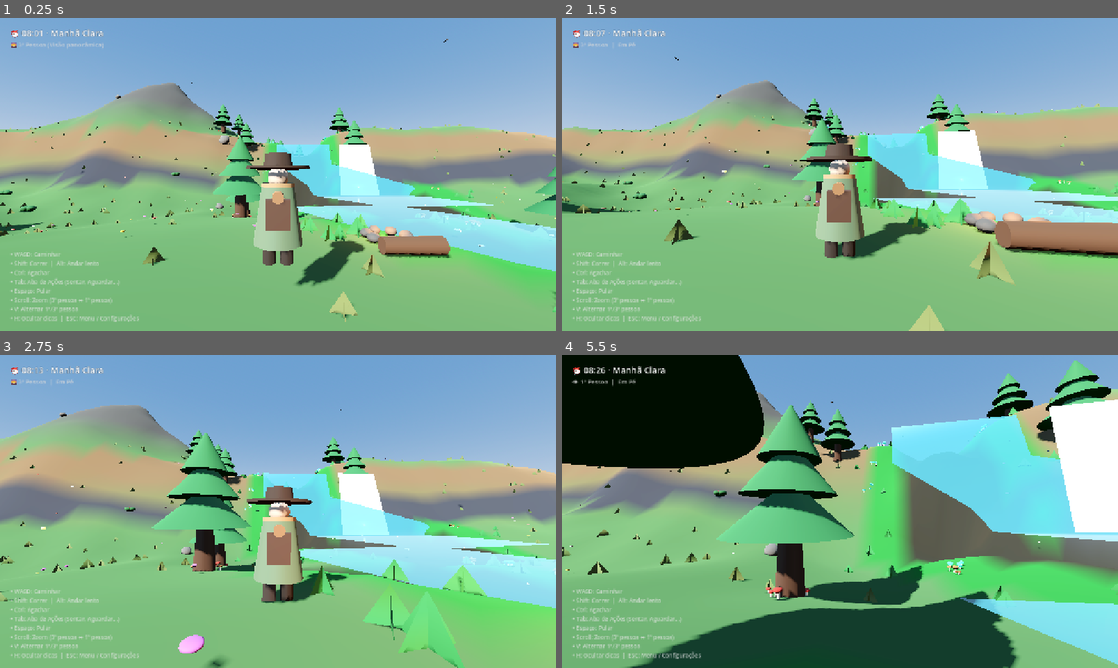
Above: before the commit, frames 1-4 (two rows, left to right).
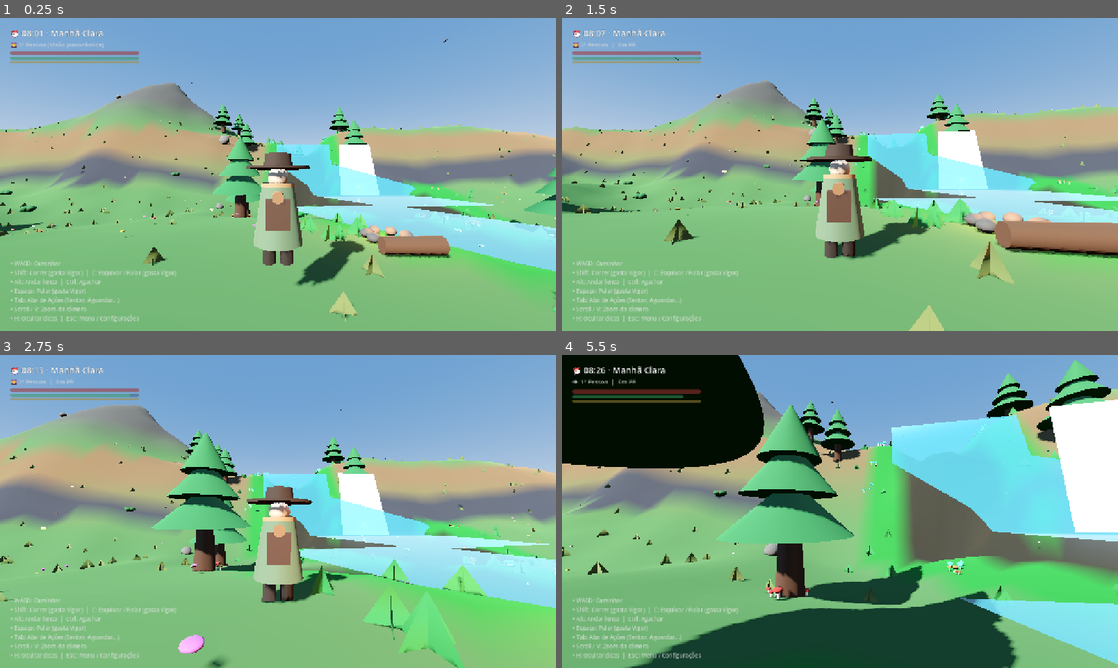
Above: after the commit, the same moments.

Repository: tarcisodev/godot-cepas-selvagens
Game: Godot game, scene res://scenes/world.tscn
The game is run twice, just before and just after one commit, with the same random seed, the same clock (stepped at 60 frames per second) and the same inputs.
Inputs (mouse positions are in pixels of both pictures, inside the frame that each line leads up to):
- Up to frame 1 (0.25 s): no input
- Up to frame 2 (1.5 s): tap Enter at 0.5 s; move the mouse to (867, 174) at 0.52 s; hold Ctrl (crouch) 0.53-1.28 s; hold W (move_forward) from 0.53 s (still down); tap Space (jump) at 0.77, 1.07 s; tap Shift (sprint) at 0.8, 1.35 s; move the mouse to (812, 174) at 1.27 s
- Up to frame 3 (2.75 s): keep holding W (move_forward); tap Space (jump) at 1.52, 1.82, 2.3 s; tap C (dodge, bound only after the commit) at 1.55, 2.1 s; move the mouse to (289, 505) at 2.02 s
- Up to frame 4 (5.5 s): move the mouse to (834, 517) at 2.77 s; tap Space (jump) at 2.85, 3.02, 3.32, 3.77, 4.07, 4.52, 4.82, 5.3 s; tap Ctrl (crouch) at 3.05 s; move the mouse to (878, 514) at 3.52 s; hold Ctrl (crouch) 3.53-4.28 s; tap Shift (sprint) at 3.8 s; move the mouse to (795, 508) at 4.27 s; tap Tab (open_actions) at 4.35 s; tap C (dodge, bound only after the commit) at 4.55 s; move the mouse to (867, 511) at 5.02 s; release W (move_forward) at 5.03 s; hold S (move_backward) from 5.03 s (still down); hold Alt (slow_walk) from 5.03 s (still down); click (867, 511) at 5.17 s

The runs differ from the first frame. In frame 1, 1.4% of the frame differs, in the area x 1-32%, y 10-94%; in frame 2, 1.4%; in frame 3, 1.4%; in frame 4, 1.6%.

Commit message:
feat: integração de Stats, Pools, Esquiva e barras de Vida/Vigor/Postura no Player e HUD

Diff:
--- a/project.godot
+++ b/project.godot
@@ -59,6 +59,11 @@
 "events": [Object(InputEventKey,"resource_local_to_scene":false,"resource_name":"","device":-1,"window_id":0,"alt_press …(191 unchanged characters)…
 ]
 }
+dodge={
+"deadzone": 0.5,
+"events": [Object(InputEventKey,"resource_local_to_scene":false,"resource_name":"","device":-1,"window_id":0,"alt_pressed":false,"shift_pressed":false,"ctrl_pressed":false,"meta_pressed":false,"pressed":false,"keycode":0,"physical_keycode":67,"key_label":0,"unicode":99,"location":0,"echo":false,"script":null)
+]
+}
 sprint={
 "deadzone": 0.5,
 "events": [Object(InputEventKey,"resource_local_to_scene":false,"resource_name":"","device":-1,"window_id":0,"alt_press …(195 unchanged characters)…
--- a/scenes/player.tscn
+++ b/scenes/player.tscn
@@ -1,7 +1,9 @@
-[gd_scene load_steps=18 format=3]
+[gd_scene load_steps=20 format=3]
 
 [ext_resource type="Script" path="res://scripts/player.gd" id="1_player"]
 [ext_resource type="Script" path="res://scripts/camera_rig.gd" id="2_camera_rig"]
+[ext_resource type="Script" path="res://scripts/components/stats_component.gd" id="3_stats"]
+[ext_resource type="Script" path="res://scripts/components/pools_component.gd" id="4_pools"]
 
 [sub_resource type="CapsuleShape3D" id="CapsuleShape3D_body"]
 radius = 0.35
@@ -143,3 +145,9 @@
 fov = 75.0
 near = 0.05
 far = 1000.0
+
+[node name="StatsComponent" type="Node" parent="."]
+script = ExtResource("3_stats")
+
+[node name="PoolsComponent" type="Node" parent="."]
+script = ExtResource("4_pools")
--- a/scenes/world.tscn
+++ b/scenes/world.tscn
@@ -113,6 +113,31 @@
 theme_override_font_sizes/font_size = 14
 text = "🌄 3ª Pessoa (Visão panorâmica)"
 
+[node name="StatusBars" type="VBoxContainer" parent="HUD/MarginContainer/VBoxContainer"]
+layout_mode = 2
+theme_override_constants/separation = 4
+
+[node name="HealthBar" type="ProgressBar" parent="HUD/MarginContainer/VBoxContainer/StatusBars"]
+modulate = Color(0.88, 0.28, 0.28, 0.95)
+custom_minimum_size = Vector2(220, 9)
+layout_mode = 2
+value = 100.0
+show_percentage = false
+
+[node name="VigorBar" type="ProgressBar" parent="HUD/MarginContainer/VBoxContainer/StatusBars"]
+modulate = Color(0.32, 0.82, 0.52, 0.95)
+custom_minimum_size = Vector2(220, 7)
+layout_mode = 2
+value = 100.0
+show_percentage = false
+
+[node name="PoiseBar" type="ProgressBar" parent="HUD/MarginContainer/VBoxContainer/StatusBars"]
+modulate = Color(0.92, 0.78, 0.32, 0.9)
+custom_minimum_size = Vector2(220, 5)
+layout_mode = 2
+value = 100.0
+show_percentage = false
+
 [node name="BottomMargin" type="MarginContainer" parent="HUD"]
 anchors_preset = 2
 anchor_top = 1.0
@@ -131,12 +156,11 @@
 theme_override_colors/font_color = Color(0.9, 0.9, 0.9, 0.75)
 theme_override_font_sizes/font_size = 13
 text = "• WASD: Caminhar
-• Shift: Correr  |  Alt: Andar lento
-• Ctrl: Agachar
+• Shift: Correr (gasta Vigor)  |  C: Esquivar / Rolar (gasta Vigor)
+• Alt: Andar lento  |  Ctrl: Agachar
+• Espaço: Pular (gasta Vigor)
 • Tab: Aba de Ações (Sentar, Aguardar...)
-• Espaço: Pular
-• Scroll: Zoom (3ª pessoa ↔ 1ª pessoa)
-• V: Alternar 1ª/3ª pessoa
+• Scroll / V: Zoom da câmera
 • H: Ocultar dicas  |  ESC: Menu / Configurações"
 
 [node name="ActionsMenu" type="Control" parent="HUD" node_paths=PackedStringArray("player", "day_night")]
--- a/scripts/hud.gd
+++ b/scripts/hud.gd
@@ -7,6 +7,9 @@
 @onready var time_label: Label = $MarginContainer/VBoxContainer/TimeLabel
 @onready var mode_label: Label = $MarginContainer/VBoxContainer/ModeLabel
 @onready var tips_container: VBoxContainer = $BottomMargin/TipsContainer
+@onready var health_bar: ProgressBar = get_node_or_null("MarginContainer/VBoxContainer/StatusBars/HealthBar")
+@onready var vigor_bar: ProgressBar = get_node_or_null("MarginContainer/VBoxContainer/StatusBars/VigorBar")
+@onready var poise_bar: ProgressBar = get_node_or_null("MarginContainer/VBoxContainer/StatusBars/PoiseBar")
 
 var tips_visible: bool = true
 var current_posture: String = "Em Pé"
@@ -17,6 +20,15 @@
 		player.camera_rig.camera_mode_changed.connect(_on_camera_mode_changed)
 	if player and player.has_signal("posture_changed"):
 		player.posture_changed.connect(_on_posture_changed)
+
+	if player and "pools" in player and player.pools != null:
+		player.pools.health_changed.connect(_on_health_changed)
+		player.pools.vigor_changed.connect(_on_vigor_changed)
+		player.pools.poise_changed.connect(_on_poise_changed)
+		if player.stats != null:
+			_on_health_changed(player.pools.current_health, player.stats.get_stat(&"max_health"))
+			_on_vigor_changed(player.pools.current_vigor, player.stats.get_stat(&"max_vigor"))
+			_on_poise_changed(player.pools.current_poise, player.stats.get_stat(&"max_poise"))
 
 	# Dicas visíveis seguem a opção "Mostrar Dicas de Controle"
 	_set_tips_visible(GameSettings.get_value("video", "show_tips"))
@@ -66,3 +78,18 @@
 		return "Crepúsculo"
 	else:
 		return "Noite Estrelada"
+
+func _on_health_changed(current: float, max_val: float) -> void:
+	if health_bar:
+		health_bar.max_value = max_val
+		health_bar.value = current
+
+func _on_vigor_changed(current: float, max_val: float) -> void:
+	if vigor_bar:
+		vigor_bar.max_value = max_val
+		vigor_bar.value = current
+
+func _on_poise_changed(current: float, max_val: float) -> void:
+	if poise_bar:
+		poise_bar.max_value = max_val
+		poise_bar.value = current
--- a/scripts/player.gd
+++ b/scripts/player.gd
@@ -24,11 +24,18 @@
 @onready var body_group: Node3D = $VisualMesh/BodyGroup
 @onready var left_leg: MeshInstance3D = $VisualMesh/LeftLeg
 @onready var right_leg: MeshInstance3D = $VisualMesh/RightLeg
+@onready var stats: StatsComponent = $StatsComponent
+@onready var pools: PoolsComponent = $PoolsComponent
 
 var gravity: float = ProjectSettings.get_setting("physics/3d/default_gravity", 9.8)
 var is_first_person: bool = false
 var is_crouching: bool = false
 var is_sitting: bool = false
+var is_dodging: bool = false
+var dodge_timer: float = 0.0
+var dodge_dir: Vector3 = Vector3.FORWARD
+const DODGE_DURATION: float = 0.36
+const DODGE_SPEED: float = 8.5
 
 var footstep_player: AudioStreamPlayer3D
 var footstep_timer: float = 0.4
@@ -77,28 +84,52 @@
 		_update_collision_for_crouch()
 		posture_changed.emit("Agachado" if is_crouching else "Em Pé")
 
-	# Pulo suave (apenas se em pé)
-	if Input.is_action_just_pressed("jump") and is_on_floor() and not is_crouching and not is_sitting:
-		velocity.y = jump_velocity
-
 	# Direção no espaço 3D relativa à câmera
 	var cam_yaw: float = camera_rig.global_rotation.y
 	var move_direction: Vector3 = (Transform3D.IDENTITY.rotated(Vector3.UP, cam_yaw) * Vector3(input_dir.x, 0, input_dir.y)).normalized()
 
+	# Processar Esquiva / Rolamento (tecla C ou Esquiva)
+	if is_dodging:
+		dodge_timer -= delta
+		if dodge_timer <= 0.0:
+			is_dodging = false
+			posture_changed.emit("Em Pé")
+	elif Input.is_action_just_pressed("dodge") and is_on_floor() and not is_sitting:
+		var dodge_cost: float = stats.get_stat(&"dodge_cost") if stats else 25.0
+		if pools and pools.consume_vigor(dodge_cost):
+			is_dodging = true
+			dodge_timer = DODGE_DURATION
+			dodge_dir = move_direction if move_direction != Vector3.ZERO else -Transform3D.IDENTITY.rotated(Vector3.UP, cam_yaw).basis.z
+			posture_changed.emit("Esquiva")
+
+	# Pulo suave (consome 12 de vigor)
+	if Input.is_action_just_pressed("jump") and is_on_floor() and not is_crouching and not is_sitting and not is_dodging:
+		if pools == null or pools.consume_vigor(12.0):
+			velocity.y = jump_velocity
+
 	# Definir velocidade alvo
 	var target_speed: float = walk_speed
-	if is_sitting:
+	if is_dodging:
+		target_speed = DODGE_SPEED
+		move_direction = dodge_dir
+	elif is_sitting:
 		target_speed = 0.0
 	elif is_crouching:
 		target_speed = crouch_speed
 	elif Input.is_action_pressed("slow_walk"):
 		target_speed = slow_walk_speed
 	elif Input.is_action_pressed("sprint") and input_dir != Vector2.ZERO:
-		target_speed = sprint_speed
+		var sprint_vigor_cost: float = 16.0 * delta
+		if pools != null and pools.consume_vigor(sprint_vigor_cost):
+			target_speed = sprint_speed
+		else:
+			target_speed = walk_speed
 
 	var target_velocity_xz: Vector3 = move_direction * target_speed
 	var current_velocity_xz: Vector3 = Vector3(velocity.x, 0, velocity.z)
 	var rate: float = acceleration if move_direction != Vector3.ZERO else friction
+	if is_dodging:
+		rate = 20.0
 	var new_velocity_xz: Vector3 = current_velocity_xz.lerp(target_velocity_xz, rate * delta)
 
 	velocity.x = new_velocity_xz.x
@@ -143,6 +174,15 @@
 		body_group.position.y = lerp(body_group.position.y, -0.15, 6.0 * delta)
 		return
 
+	if is_dodging:
+		# Postura de rolamento / mergulho na esquiva
+		visual_mesh.position.y = lerp(visual_mesh.position.y, -0.3, 14.0 * delta)
+		body_group.rotation.x = lerp(body_group.rotation.x, deg_to_rad(45.0), 16.0 * delta)
+		left_leg.rotation.x = deg_to_rad(-40.0)
+		right_leg.rotation.x = deg_to_rad(-40.0)
+		return
+
+	body_group.rotation.x = lerp(body_group.rotation.x, 0.0, 10.0 * delta)
 	visual_mesh.position.y = lerp(visual_mesh.position.y, 0.0, 8.0 * delta)
 
 	if is_moving:
